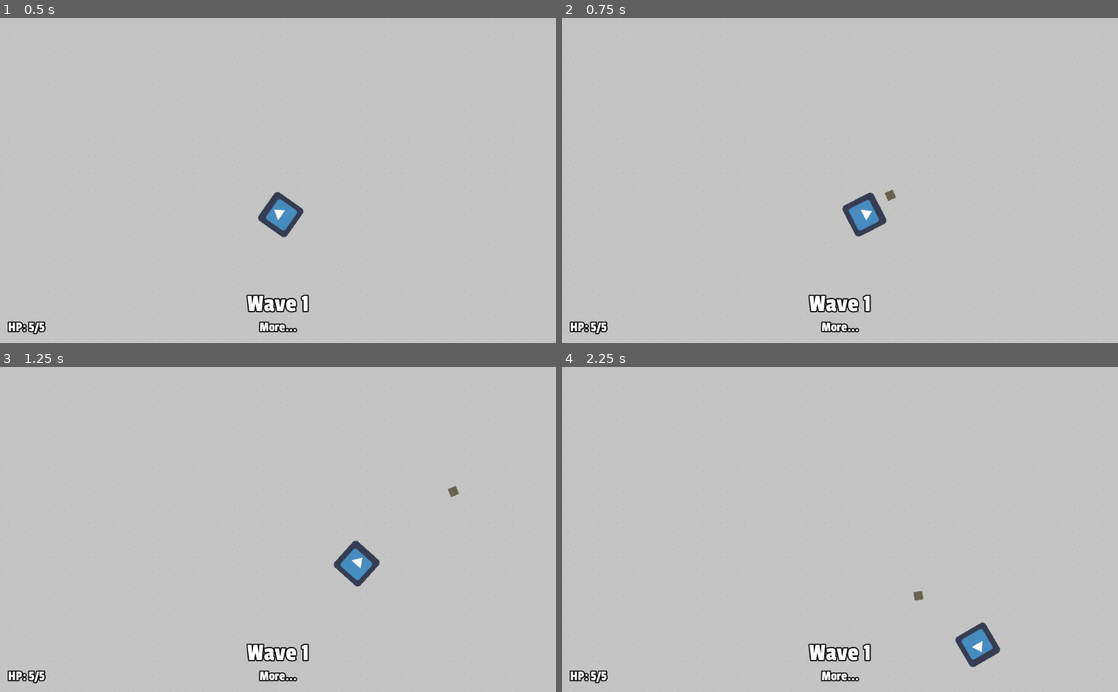
Above: before the commit, frames 1-4 (two rows, left to right).
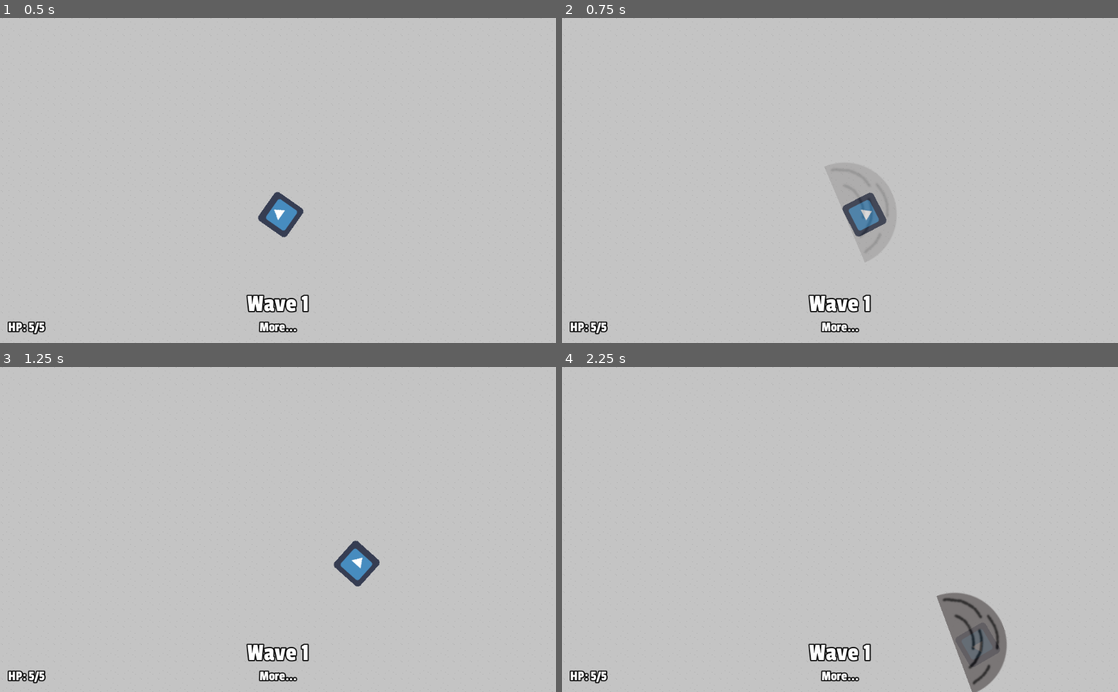
Above: after the commit, the same moments.

Repository: stuson/go-godot-4-game-jam
Game: Godot game, scene res://stages/Level.tscn
The game is run twice, just before and just after one commit, with the same random seed, the same clock (stepped at 60 frames per second) and the same inputs. The engine's default icon, where the game draws it, is replaced by a stand-in: a white triangle on a blue panel in a dark square.
Inputs (mouse positions are in pixels of both pictures, inside the frame that each line leads up to):
- Up to frame 1 (0.5 s): no input
- Up to frame 2 (0.75 s): tap Enter at 0.5 s; move the mouse to (962, 164) at 0.52 s; press the mouse at (962, 164) at 0.53 s; hold D (move_right) from 0.53 s (still down)
- Up to frame 3 (1.25 s): keep holding D (move_right)
- Up to frame 4 (2.25 s): move the mouse to (728, 545) at 1.27 s; release D (move_right) at 1.28 s; release the mouse at (728, 545) at 1.28 s; hold S (move_down) 1.28-2.03 s; click (728, 545) at 1.35 s; move the mouse to (895, 458) at 2.02 s; press the mouse at (895, 458) at 2.03 s; hold D (move_right) from 2.03 s (still down); tap Space (roll) at 2.1 s

Frame 1 is identical in both runs. In frame 2, 0.6% of the frame differs, in the area x 48-61%, y 45-73%; in frame 3, less than 0.1%; in frame 4, 2.4%, in the area x 63-80%, y 68-100%.

Commit message:
add new sword weapon

Diff:
--- a/characters/player/Player.tscn
+++ b/characters/player/Player.tscn
@@ -1,7 +1,7 @@
 [gd_scene load_steps=9 format=2]
 
 [ext_resource path="res://characters/Stats.tscn" type="PackedScene" id=1]
-[ext_resource path="res://characters/player/weapons/bow/Bow.tscn" type="PackedScene" id=2]
+[ext_resource path="res://characters/player/weapons/sword/Sword.tscn" type="PackedScene" id=2]
 [ext_resource path="res://characters/player/Player.gd" type="Script" id=3]
 [ext_resource path="res://assets/icon.png" type="Texture" id=4]
 
--- a/characters/player/weapons/Weapon.gd
+++ b/characters/player/weapons/Weapon.gd
@@ -9,6 +9,9 @@
 onready var rof_timer = $RofTimer
 onready var player = get_parent()
 onready var player_stats: Stats = player.stats
+
+func _ready() -> void:
+    rof_timer.connect("timeout", self, "_on_RofTimer_timeout")
 
 func attack() -> void:
     if can_attack:
@@ -30,5 +33,5 @@
 func make_attack() -> void:
     pass
 
-func _on_Timer_timeout() -> void:
+func _on_RofTimer_timeout() -> void:
     can_attack = true
--- a/characters/player/weapons/bow/Bow.gd
+++ b/characters/player/weapons/bow/Bow.gd
@@ -4,7 +4,6 @@
 const BASE_ATTACK_INTERVAL = 1.4
 
 var arrow: Node2D
-
 export(PackedScene) var Projectile
 
 func _ready() -> void:
@@ -17,5 +16,6 @@
     arrow.global_transform = global_transform
     arrow.damage = damage
     arrow.knockback_multiplier = player_stats.knockback_multiplier
+    arrow.scale *= player_stats.attack_size_multiplier
 
     get_tree().current_scene.add_child(arrow)
--- a/characters/player/weapons/sword/Swing.gd
+++ b/characters/player/weapons/sword/Swing.gd
@@ -1,16 +1,22 @@
 extends Node2D
 
+onready var life_timer = $LifeTimer
+onready var fade_out = $FadeOut
+onready var swing_area = $SwingArea
+var damage
+var knockback_multiplier
 
-# Declare member variables here. Examples:
-# var a = 2
-# var b = "text"
+func _ready() -> void:
+    life_timer.start()
 
+func _on_LifeTimer_timeout() -> void:
+    swing_area.monitoring = false
+    fade_out.play("Fade Out")
 
-# Called when the node enters the scene tree for the first time.
-func _ready():
-    pass # Replace with function body.
+func _on_SwingArea_body_entered(body: Node) -> void:
+    print("hit")
+    if body.has_node("Stats"):
+        body.take_hit(damage, (body.global_position - global_position).normalized(), knockback_multiplier)
 
-
-# Called every frame. 'delta' is the elapsed time since the previous frame.
-#func _process(delta):
-#    pass
+func _on_FadeOut_animation_finished(anim_name):
+    queue_free()
--- a/characters/player/weapons/sword/Swing.tscn
+++ b/characters/player/weapons/sword/Swing.tscn
@@ -1,3 +1,47 @@
-[gd_scene format=2]
+[gd_scene load_steps=4 format=2]
+
+[ext_resource path="res://characters/player/weapons/sword/Swing.gd" type="Script" id=1]
+[ext_resource path="res://assets/sword_swing.png" type="Texture" id=2]
+
+[sub_resource type="Animation" id=1]
+resource_name = "Fade Out"
+length = 0.2
+tracks/0/type = "value"
+tracks/0/path = NodePath(".:modulate")
+tracks/0/interp = 1
+tracks/0/loop_wrap = true
+tracks/0/imported = false
+tracks/0/enabled = true
+tracks/0/keys = {
+"times": PoolRealArray( 0, 0.2 ),
+"transitions": PoolRealArray( 1, 1 ),
+"update": 0,
+"values": [ Color( 1, 1, 1, 1 ), Color( 1, 1, 1, 0 ) ]
+}
 
 [node name="Swing" type="Node2D"]
+script = ExtResource( 1 )
+
+[node name="SwingArea" type="Area2D" parent="."]
+collision_layer = 8
+collision_mask = 4
+
+[node name="SwingCollision" type="CollisionPolygon2D" parent="SwingArea"]
+polygon = PoolVector2Array( 0, -64, 25.5, -59.13, 45.25, -45.25, 59.13, -25.5, 64, 0, 59.13, 25.5, 45.25, 45.25, 25.5, 59.13, 0, 64, 0, 0 )
+
+[node name="SwordSwing" type="Sprite" parent="."]
+modulate = Color( 1, 1, 1, 0 )
+show_behind_parent = true
+position = Vector2( 32, 0 )
+texture = ExtResource( 2 )
+
+[node name="LifeTimer" type="Timer" parent="."]
+wait_time = 0.05
+
+[node name="FadeOut" type="AnimationPlayer" parent="."]
+root_node = NodePath("../SwordSwing")
+"anims/Fade Out" = SubResource( 1 )
+
+[connection signal="body_entered" from="SwingArea" to="." method="_on_SwingArea_body_entered"]
+[connection signal="timeout" from="LifeTimer" to="." method="_on_LifeTimer_timeout"]
+[connection signal="animation_finished" from="FadeOut" to="." method="_on_FadeOut_animation_finished"]
--- a/characters/player/weapons/sword/Sword.gd
+++ b/characters/player/weapons/sword/Sword.gd
@@ -1,6 +1,22 @@
 extends Weapon
 
-const BASE_DAMAGE = 5
+const BASE_DAMAGE = 4
+const BASE_ATTACK_INTERVAL = 0.8
+const BASE_SCALING = 1.5
+
+var swing: Node2D
+export(PackedScene) var Swing
+
+func _ready() -> void:
+    base_damage = BASE_DAMAGE
+    base_attack_interval = BASE_ATTACK_INTERVAL
+    update_rof()
 
 func make_attack() -> void:
-    pass
+    swing = Swing.instance()
+    swing.global_transform = global_transform
+    swing.damage = damage
+    swing.knockback_multiplier = player_stats.knockback_multiplier
+    swing.scale *= BASE_SCALING * player_stats.attack_size_multiplier
+
+    get_tree().current_scene.add_child(swing)
--- a/characters/player/weapons/sword/Sword.tscn
+++ b/characters/player/weapons/sword/Sword.tscn
@@ -1,15 +1,10 @@
 [gd_scene load_steps=3 format=2]
 
 [ext_resource path="res://characters/player/weapons/sword/Sword.gd" type="Script" id=1]
-
-[sub_resource type="CircleShape2D" id=1]
+[ext_resource path="res://characters/player/weapons/sword/Swing.tscn" type="PackedScene" id=2]
 
 [node name="Sword" type="Node2D"]
 script = ExtResource( 1 )
+Swing = ExtResource( 2 )
 
 [node name="RofTimer" type="Timer" parent="."]
-
-[node name="Area2D" type="Area2D" parent="."]
-
-[node name="CollisionShape2D" type="CollisionShape2D" parent="Area2D"]
-shape = SubResource( 1 )
